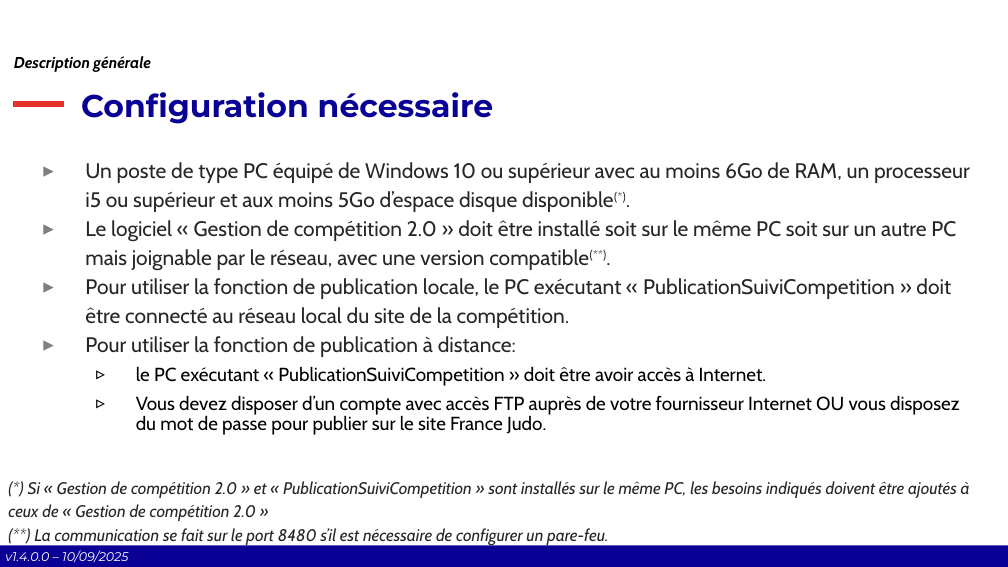
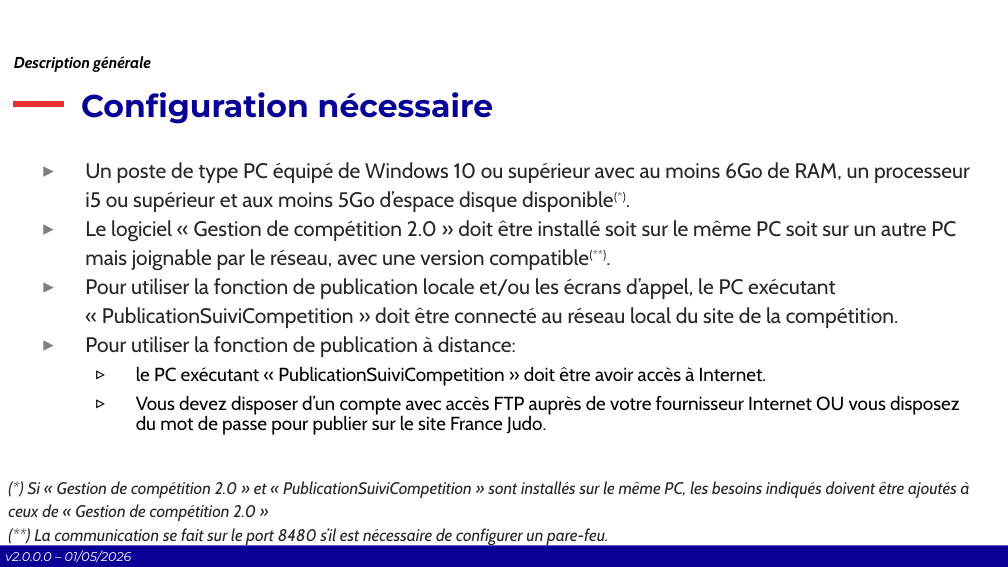
Before and after one commit to Comite-Rhone-Judo/PublicationSuiviCompetition, a slide deck: slide 5 of AppPublication/Documentation/PublicationSuiviCompetition - Manuel d'utilisation.pptx. Drawn at 1008x567 pixels with LibreOffice and Linux fonts; fonts in the diff are those of the drawing; background and template pictures are left out. Boxes give left, top, right and bottom in pixels: in the first picture for what was removed or moved away, otherwise in the second. Text is boxed around its words. In the diff, an @@ line names an element or a change of style, - is before the commit and + after.

```diff
--- a/AppPublication/Documentation/PublicationSuiviCompetition - Manuel d'utilisation.pptx
+++ b/AppPublication/Documentation/PublicationSuiviCompetition - Manuel d'utilisation.pptx
@@ text at bbox=[85, 278, 899, 328]: text changed @@
-▸ Pour utiliser la fonction de publication locale, le PC exécutant « PublicationSuiviCompetition » doit être connecté au réseau local du site de la compétition.
+▸ Pour utiliser la fonction de publication locale et/ou les écrans d’appel, le PC exécutant « PublicationSuiviCompetition » doit être connecté au réseau local du site de la compétition.
@@ text at bbox=[5, 550, 132, 563]: text changed @@
-v1.4.0.0 – 10/09/2025
+v2.0.0.0 – 01/05/2026
```
Also in this commit, not shown: 38 other slides changed, 3 slides added, 2 other files.
